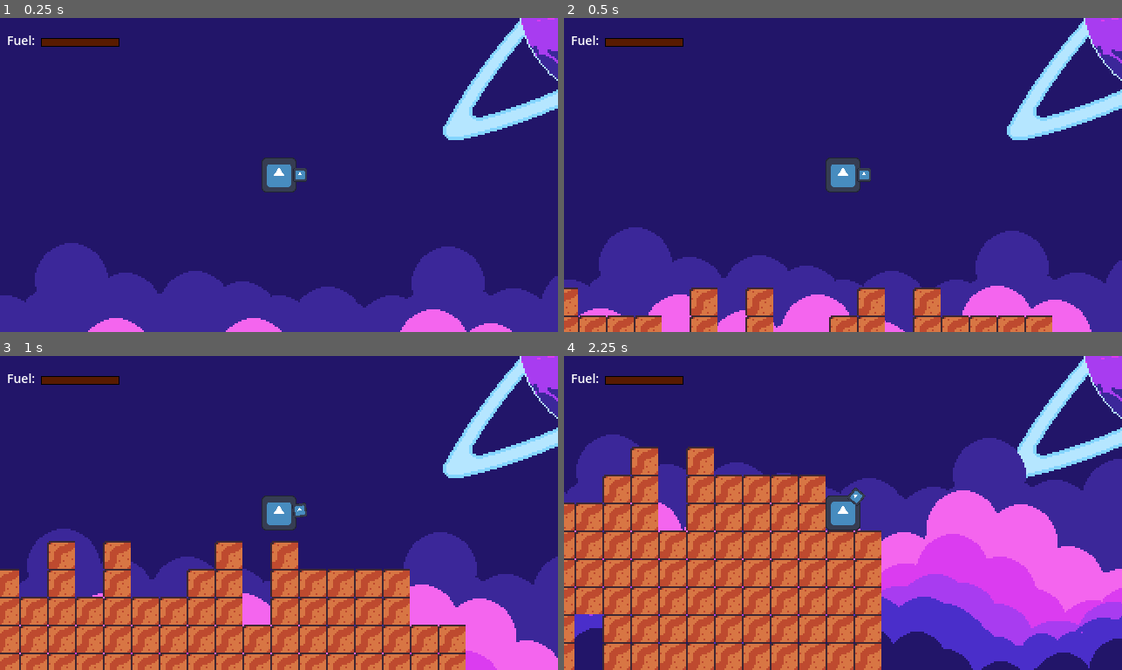
Above: before the commit, frames 1-4 (two rows, left to right).
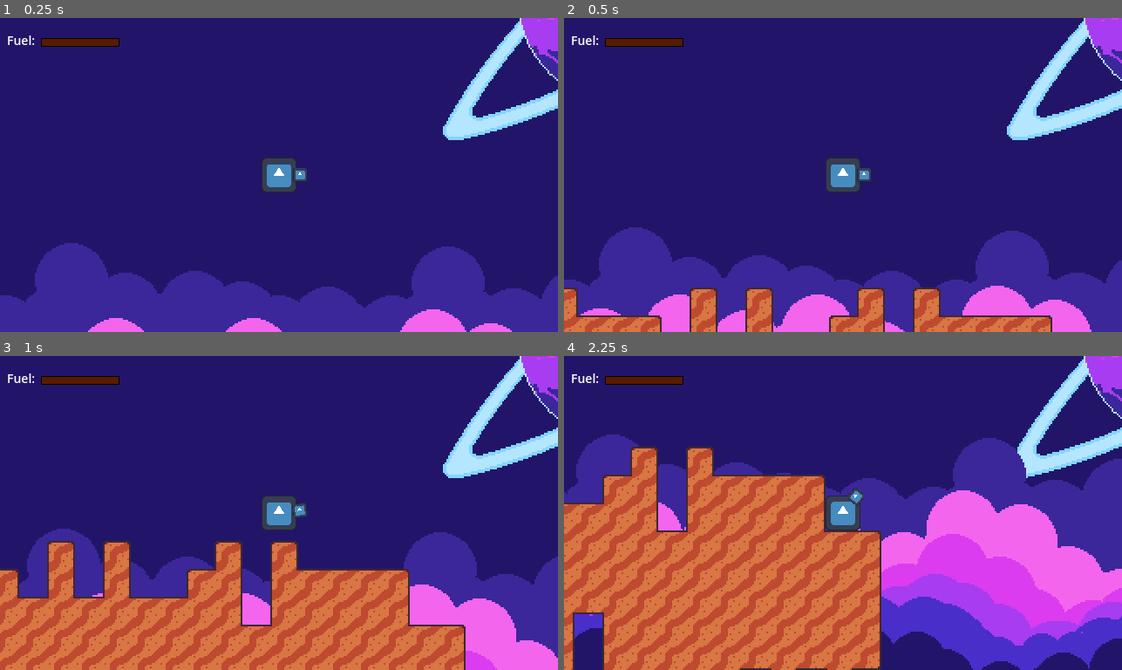
Above: after the commit, the same moments.

Repository: Renan-G-projec/A-Journey-Of-A-Robot
Game: Godot game, scene res://scenes/main_game.tscn
Two runs of this game, one before a commit and one after it. Both use one fixed random seed, a clock stepped at 60 frames per second and the inputs below. The engine's default icon, where the game draws it, is replaced by a stand-in: a white triangle on a blue panel in a dark square.
Inputs (mouse positions are in pixels of both pictures, inside the frame that each line leads up to):
- Up to frame 1 (0.25 s): no input
- Up to frame 2 (0.5 s): no input
- Up to frame 3 (1 s): tap Enter at 0.5 s; move the mouse to (401, 497) at 0.52 s; press the mouse at (401, 497) at 0.53 s; hold Right (ui_right) from 0.53 s (still down); tap Up at 0.77 s; tap Space (UseJetpack) at 0.8 s
- Up to frame 4 (2.25 s): move the mouse to (731, 528) at 1.27 s; release the mouse at (731, 528) at 1.28 s; tap Space (UseJetpack) at 1.35 s; tap Up at 1.52 s; click (731, 528) at 1.55 s; move the mouse to (898, 443) at 2.02 s; release Right (ui_right) at 2.03 s; press the mouse at (898, 443) at 2.03 s; hold Left (ui_left) from 2.03 s (still down)

Frame 1 is identical in both runs. In frame 2, 0.5% of the frame differs, in the area x 0-88%, y 85-100%; in frame 3, 2.8%; in frame 4, 3.9%, in the area x 0-57%, y 28-100%.

Commit message:
fix: Connect all the generated Tiles. AMDG

Diff:
--- a/scripts/driil.gd
+++ b/scripts/driil.gd
@@ -26,66 +26,66 @@
 signal mined_block(tilemap_position: Vector2i, damage: float)
 
 func _physics_process(delta: float) -> void:
-	var mouse_pos: Vector2 = get_global_mouse_position()
-	var mouse_ang: float = global_position.angle_to_point(mouse_pos)
-	sprite.rotation = mouse_ang
+    var mouse_pos: Vector2 = get_global_mouse_position()
+    var mouse_ang: float = global_position.angle_to_point(mouse_pos)
+    sprite.rotation = mouse_ang
 
-	var ray_vector: Vector2 = (range * 16 * Vector2.from_angle(mouse_ang))
-	raycast.target_position = ray_vector
+    var ray_vector: Vector2 = (range * 16 * Vector2.from_angle(mouse_ang))
+    raycast.target_position = ray_vector
 
-	var changed_facing_block: bool
-	var collider: TileMapLayer = raycast.get_collider() as TileMapLayer
-	if collider:
-		var collision_point: Vector2 = collider.to_local(raycast.get_collision_point() + Vector2.from_angle(mouse_ang) * 0.1)
+    var changed_facing_block: bool
+    var collider: TileMapLayer = raycast.get_collider() as TileMapLayer
+    if collider:
+        var collision_point: Vector2 = collider.to_local(raycast.get_collision_point() + Vector2.from_angle(mouse_ang) * 0.1)
 
-		var collision_tile: Vector2i = collider.local_to_map(collision_point)
+        var collision_tile: Vector2i = collider.local_to_map(collision_point)
 
-		changed_facing_block = collision_tile != facing_block_coords
+        changed_facing_block = collision_tile != facing_block_coords
 
-		is_facing_block = true;
-		facing_block_coords = collision_tile
+        is_facing_block = true;
+        facing_block_coords = collision_tile
 
-		var global_tile_position: Vector2 = collider.to_global(collider.map_to_local(collision_tile))
-		selected_block_effect.global_position = global_tile_position
+        var global_tile_position: Vector2 = collider.to_global(collider.map_to_local(collision_tile))
+        selected_block_effect.global_position = global_tile_position
 
-		# Here it updates in advance. Does not start emitting
-		particles.global_position = global_tile_position
+        # Here it updates in advance. Does not start emitting
+        particles.global_position = global_tile_position
 
-	else:
-		is_facing_block = false;
+    else:
+        is_facing_block = false;
 
-	update_selected_block_effect(changed_facing_block)
-	update_timers(delta)
+    update_selected_block_effect(changed_facing_block)
+    update_timers(delta)
 
 func mine() -> void:
-	if (is_facing_block):
-		mined_block.emit(facing_block_coords, damage)
-		if (facing_block_animation_timer < 0):
-			selected_block_effect.queue_redraw()
-			update_selected_block_effect(true, Vector2(0.7, 0.7))
-			facing_block_animation_timer = facing_block_animation_time
+    if (is_facing_block):
+        mined_block.emit(facing_block_coords, damage)
+        if (facing_block_animation_timer < 0):
+            selected_block_effect.queue_redraw()
+            update_selected_block_effect(true, Vector2(0.7, 0.7))
+            facing_block_animation_timer = facing_block_animation_time
 
 func update_selected_block_effect(reset_lerp: bool, effect_scale: Vector2 = select_lerp_effect, step: float = select_lerp_effect_step) -> void:
-	selected_block_effect.visible = is_facing_block
-	if (!is_facing_block): return
-	if (reset_lerp):
-		selected_block_effect.scale = effect_scale
-	selected_block_effect.scale.x = lerp(selected_block_effect.scale.x, 1.0, step)
-	selected_block_effect.scale.y = lerp(selected_block_effect.scale.y, 1.0, step)
+    selected_block_effect.visible = is_facing_block
+    if (!is_facing_block): return
+    if (reset_lerp):
+        selected_block_effect.scale = effect_scale
+    selected_block_effect.scale.x = lerp(selected_block_effect.scale.x, 1.0, step)
+    selected_block_effect.scale.y = lerp(selected_block_effect.scale.y, 1.0, step)
 
 func update_timers(delta: float) -> void:
-	facing_block_animation_timer -= delta
+    facing_block_animation_timer -= delta
 
 func start_emitting_particles() -> void:
-	particles.emitting = true;
+    particles.emitting = true;
 
 func _process(_delta: float) -> void:
-	if particles.emitting:
-		var process_material: ShaderMaterial = particles.process_material as ShaderMaterial
-		if process_material:
-			process_material.set_shader_parameter("targetPos", sprite.global_position)
-			process_material.set_shader_parameter("initial_velocity", Vector2.from_angle(deg_to_rad(randi_range(0, 360))) * 48)
-			process_material.set_shader_parameter("initial_offset", Vector2(randi_range(-8, 8), randi_range(-4, 4)))
+    if particles.emitting:
+        var process_material: ShaderMaterial = particles.process_material as ShaderMaterial
+        if process_material:
+            process_material.set_shader_parameter("targetPos", sprite.global_position)
+            process_material.set_shader_parameter("initial_velocity", Vector2.from_angle(deg_to_rad(randi_range(0, 360))) * 48)
+            process_material.set_shader_parameter("initial_offset", Vector2(randi_range(-8, 8), randi_range(-4, 4)))
 
 func stop_emitting_particles() -> void:
-	particles.emitting = false
+    particles.emitting = false
--- a/scripts/main_game.gd
+++ b/scripts/main_game.gd
@@ -4,10 +4,10 @@
 @onready var resource_ui: Control = $GameUI/ResourceUI
 
 func _on_player_fuel_changed(new_fuel: float) -> void:
-	resource_ui.set_fuel(new_fuel)
+    resource_ui.set_fuel(new_fuel)
 
 func _on_player_mined_block(tilemap_coords: Vector2i, damage: float) -> void:
-	map.damage_tile(tilemap_coords, damage)
+    map.damage_tile(tilemap_coords, damage)
 
 func _on_inventory_changed(item: InventoryItem, new_qtd: int) -> void:
-	print("ITEM ADDED")
+    print("ITEM ADDED")
--- a/scripts/map.gd
+++ b/scripts/map.gd
@@ -4,42 +4,43 @@
 
 @onready var layer: TileMapLayer = $PlanetLayer1
 
-
 @export var tile_base_life: float = 100.0
 var tiles_life: Dictionary[Vector2i, float] = {}
 
 func damage_tile(tile: Vector2i, damage: float) -> void:
-	var life: float = tiles_life.get_or_add(tile, tile_base_life)
-	if life - damage <= 0:
-		destroy_tile(tile)
-	else:
-		tiles_life[tile] -= damage
+    var life: float = tiles_life.get_or_add(tile, tile_base_life)
+    if life - damage <= 0:
+        destroy_tile(tile)
+    else:
+        tiles_life[tile] -= damage
 
 func destroy_tile(tile: Vector2i) -> void:
-	layer.set_cells_terrain_connect([tile], 0, -1)
-	tiles_life.erase(tile)
+    layer.set_cells_terrain_connect([tile], 0, -1)
+    tiles_life.erase(tile)
 
 
 func _ready() -> void:
-	layer.clear()
-	var world_width: int = 30
-	var layer_1_height: int = 15
+    layer.clear()
+    var world_width: int = 30
+    var layer_1_height: int = 15
 
-	var map_index_height: Array = []
-	var map_index_skim: Array = []
+    var map_index_height: Array = []
+    var map_index_skim: Array = []
 
-	for i in range (world_width):
-		var random_height_int: int = randi_range(5, layer_1_height)
-		map_index_height.append(random_height_int)
-		var random_width_skim: int = randi_range(0, 3)
-		map_index_skim.append(random_width_skim)
+    var positions_to_change: Array[Vector2i] = []
 
-	for i in range (world_width):
-		var y_skim: int = map_index_skim[i]
-		var column_height: int = map_index_height[i]
+    for i in range (world_width):
+        var random_height_int: int = randi_range(5, layer_1_height)
+        map_index_height.append(random_height_int)
+        var random_width_skim: int = randi_range(0, 3)
+        map_index_skim.append(random_width_skim)
 
-		for j in range(y_skim, column_height):
-			var grid_position: Vector2i = Vector2i(i, j+15)
-			var source_id: int = 0
-			var atlas_coords: Vector2i = Vector2i(1,1)
-			layer.set_cell(grid_position, source_id, atlas_coords)
+    for i in range (world_width):
+        var y_skim: int = map_index_skim[i]
+        var column_height: int = map_index_height[i]
+
+        for j in range(y_skim, column_height):
+            var grid_position: Vector2i = Vector2i(i, j+15)
+            positions_to_change.push_back(grid_position)
+
+    layer.set_cells_terrain_connect(positions_to_change, 0, 0)
--- a/scripts/player.gd
+++ b/scripts/player.gd
@@ -21,31 +21,31 @@
 var jetpack_max_velocity: float = 980 * 8
 
 func _physics_process(delta: float) -> void:
-	if not is_on_floor():
-		velocity += get_gravity() * delta
+    if not is_on_floor():
+        velocity += get_gravity() * delta
 
-	jetpack_is_active = Input.is_action_pressed("UseJetpack") && jetpack_current_fuel > 0
-	if jetpack_is_active:
-		jetpack_current_fuel -= jetpack_consume_rate * delta
-		velocity.y -= jetpack_impulse * delta;
-		velocity.y = max(velocity.y, -jetpack_max_velocity)
-		fuel_changed.emit(jetpack_current_fuel)
+    jetpack_is_active = Input.is_action_pressed("UseJetpack") && jetpack_current_fuel > 0
+    if jetpack_is_active:
+        jetpack_current_fuel -= jetpack_consume_rate * delta
+        velocity.y -= jetpack_impulse * delta;
+        velocity.y = max(velocity.y, -jetpack_max_velocity)
+        fuel_changed.emit(jetpack_current_fuel)
 
-	if Input.is_action_pressed("MineFacingBlock"):
-		if (drill.is_facing_block): drill.start_emitting_particles()
-		drill.mine()
-	else:
-		drill.stop_emitting_particles()
-	if !(drill.is_facing_block): drill.stop_emitting_particles()
+    if Input.is_action_pressed("MineFacingBlock"):
+        if (drill.is_facing_block): drill.start_emitting_particles()
+        drill.mine()
+    else:
+        drill.stop_emitting_particles()
+    if !(drill.is_facing_block): drill.stop_emitting_particles()
 
-	var direction := Input.get_axis("ui_left", "ui_right")
-	if direction:
-		velocity.x = direction * SPEED
-	else:
-		velocity.x = move_toward(velocity.x, 0, SPEED)
+    var direction := Input.get_axis("ui_left", "ui_right")
+    if direction:
+        velocity.x = direction * SPEED
+    else:
+        velocity.x = move_toward(velocity.x, 0, SPEED)
 
-	move_and_slide()
+    move_and_slide()
 
 
 func _on_driil_mined_block(tilemap_position: Vector2i, damage: float) -> void:
-	mined_block.emit(tilemap_position, damage)
+    mined_block.emit(tilemap_position, damage)
